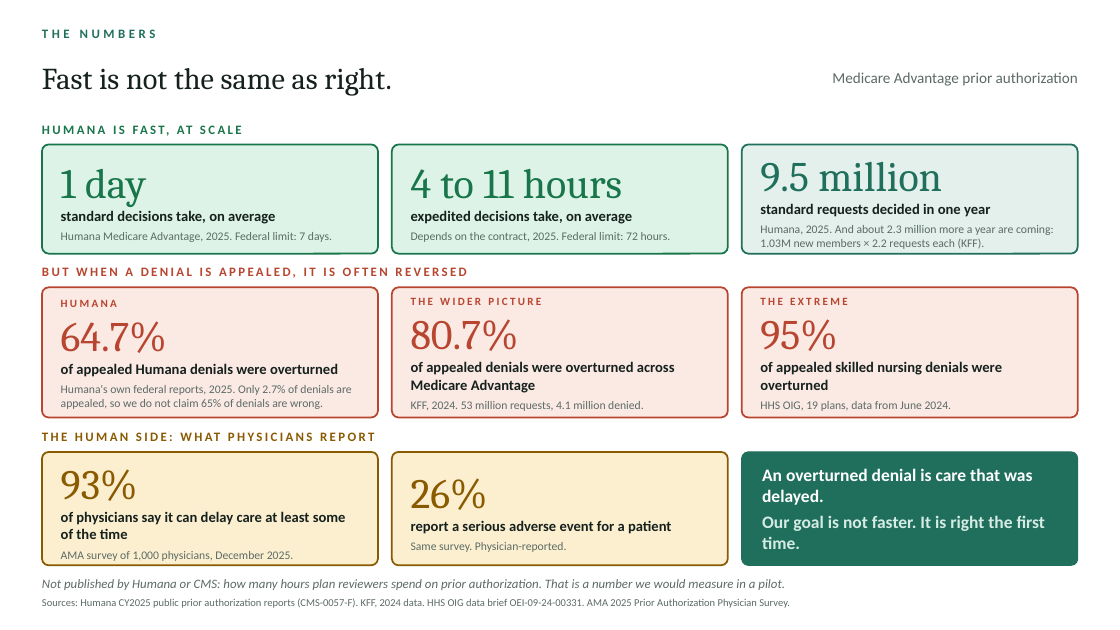
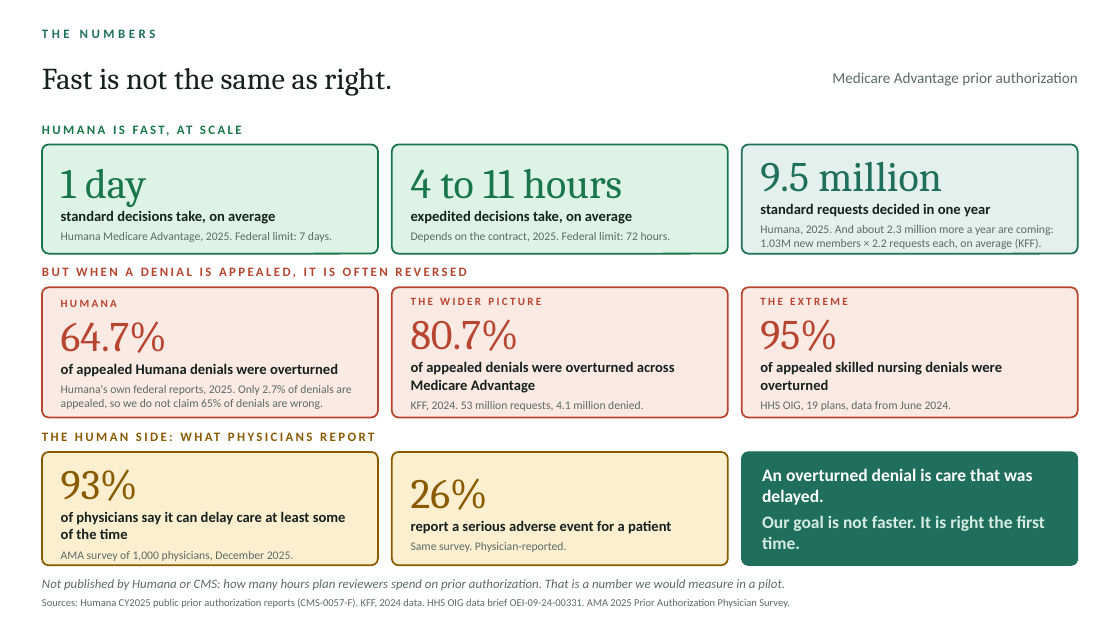
Before and after one commit to nishamishra12/humana-pa-prototype, a slide deck: slide 1 of deck/journey/Numbers.pptx. Drawn at 1120x630 pixels with LibreOffice and Linux fonts; fonts in the diff are those of the drawing. Boxes give left, top, right and bottom in pixels: in the first picture for what was removed or moved away, otherwise in the second. Text is boxed around its words. In the diff, an @@ line names an element or a change of style, - is before the commit and + after.

```diff
--- a/deck/journey/Numbers.pptx
+++ b/deck/journey/Numbers.pptx
@@ text in rounded rectangle at (760,225,1054,249): text changed @@
-Humana, 2025. And about 2.3 million more a year are coming: 1.03M new members × 2.2 requests each (KFF).
+Humana, 2025. And about 2.3 million more a year are coming: 1.03M new members × 2.2 requests each, on average (KFF).
```
Also in this commit, not shown: 5 other files.
